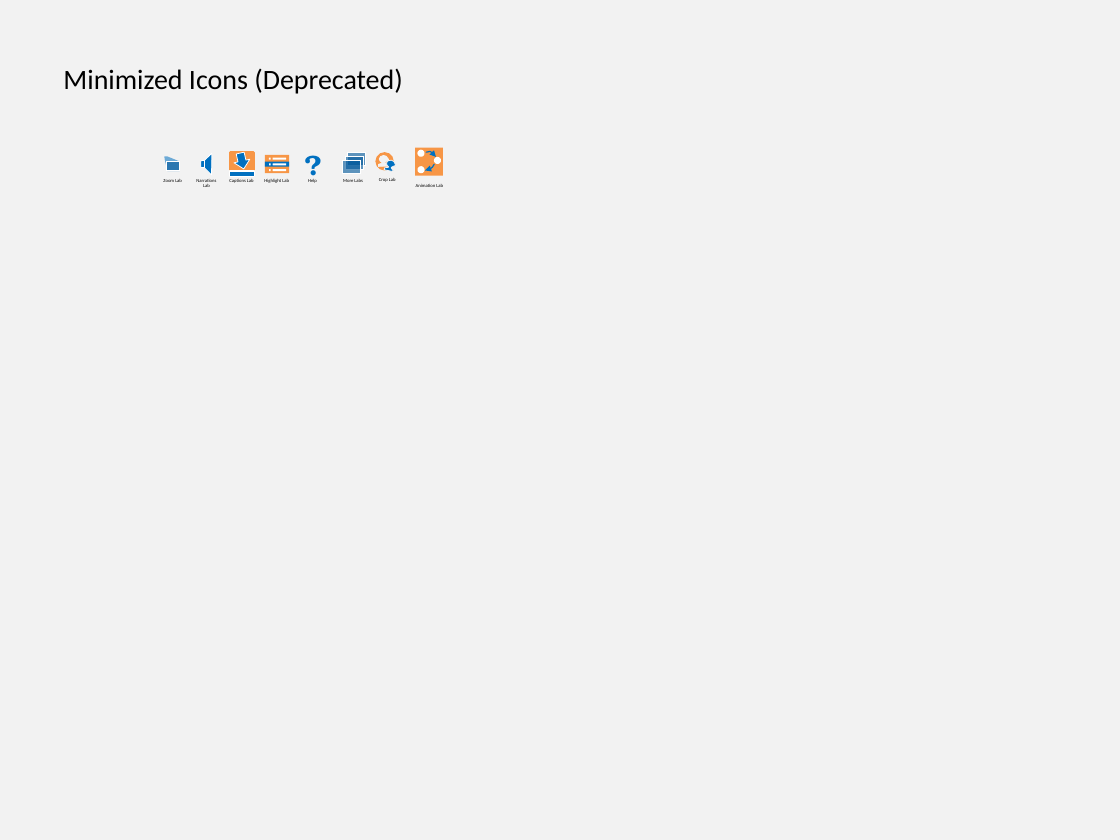
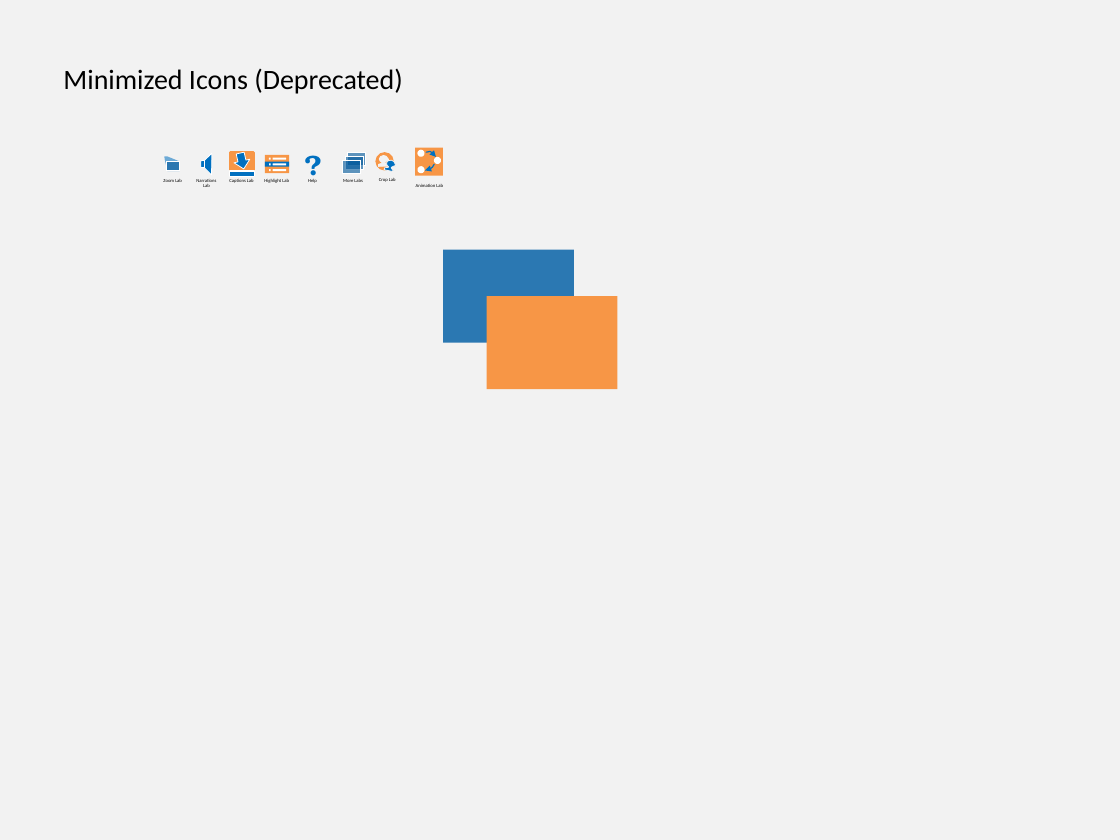
Before and after one commit to PowerPointLabs/PowerPointLabs, a slide deck: slide 1 of doc/Icons.pptx. Drawn at 1120x840 pixels with LibreOffice and Linux fonts; fonts in the diff are those of the drawing. Boxes give left, top, right and bottom in pixels: in the first picture for what was removed or moved away, otherwise in the second. Text is boxed around its words. In the diff, an @@ line names an element or a change of style, - is before the commit and + after.

```diff
--- a/doc/Icons.pptx
+++ b/doc/Icons.pptx
@@ rectangle added at [444, 250, 575, 343], fill #2B78B2 @@
@@ rectangle added at [487, 296, 618, 389], fill #F79646 @@
```
Also in this commit, not shown: 2 other slides changed, 15 other files.
